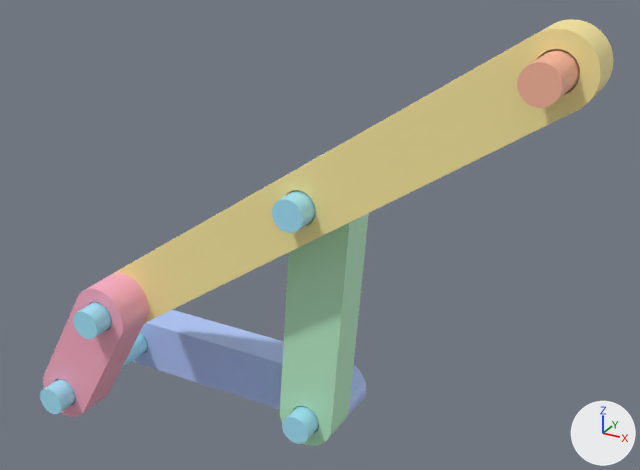
The glTF model docs/models/four_bar_demo.glb, before and after one commit.
Both versions are drawn from a 50 mm camera at (62.5, -73.0, 53.4) aimed at (26.5, -7.6, 20.7). Lighting does not change. The marker at lower right points along +X, +Y and +Z. The picture after the commit comes second. Where no turn or scale is listed for an object, it has been applied to the vertices.

Objects in the first picture: 'coupler', 'crank', 'ground_link', 'pin_0', 'pin_1', 'pin_2', 'pin_3', 'rocker', 'trace_point'.
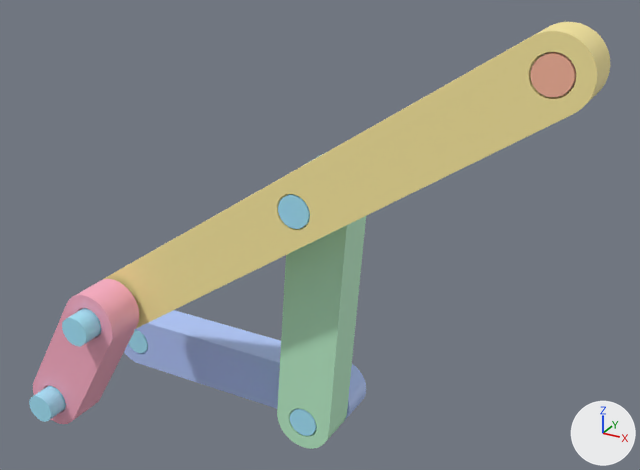
Commit message: Fix four_bar coupler lug sitting on the O1 pin

Pixel boxes (x1, y1, x2, y2) of what changed, in the pictures (640 x 470 px):
'coupler', moved: before (113, 19, 613, 323); after (104, 22, 610, 328)
'rocker', moved: before (280, 151, 369, 446); after (277, 154, 366, 449)
'crank', moved: before (43, 273, 149, 417); after (33, 279, 139, 424)
'trace_point', moved, rescaled (27% narrower, 23% shorter): before (517, 49, 580, 108); after (530, 52, 576, 97)
'pin_0', reshaped (10% wider, 12% taller): before (40, 332, 148, 414); after (29, 330, 148, 422)
'pin_2', moved, rescaled: before (73, 302, 112, 339); after (62, 308, 101, 346)
'pin_3', rescaled: before (272, 190, 316, 233); after (278, 194, 310, 229)
'pin_1', rescaled: before (282, 406, 319, 444); after (290, 409, 317, 436)
part 5 of me_pin_0, added (blue): after (29, 386, 66, 422)
part 6 of me_pin_0, deleted: before (40, 332, 148, 414)
part 7 of me_pin_0, added: after (128, 330, 148, 353)

Diff of the bpy script that builds the scene:
```diff
--- a/docs/models/four_bar_demo.glb.py
+++ b/docs/models/four_bar_demo.glb.py
@@ me_rocker @@
 # used by ob_rocker; location = (0.0, 0.0, 0.0)
-me_rocker.from_pydata(...)  # 1156 vertices, 2316 faces; spans x 22.0..29.9, y -8.0..-4.0, z -3.0..27.9
+me_rocker.from_pydata(...)  # 1156 vertices, 2316 faces; spans x 22.0..29.9, y -8.5..-4.5, z -3.0..27.9
+# me_rocker part 1: the whole mesh is moved by (0.0, -0.5, 0.0)
 me_rocker.materials.append(mat_defaultmaterial_001)
@@ me_coupler @@
 # used by ob_coupler; location = (0.0, 0.0, 0.0)
-me_coupler.from_pydata(...)  # 1540 vertices, 3088 faces; spans x 3.3..50.5, y -12.0..-8.0, z 7.8..42.0
+me_coupler.from_pydata(...)  # 1540 vertices, 3088 faces; spans x 3.3..50.5, y -13.0..-9.0, z 7.8..42.0
+# me_coupler part 2: the whole mesh is moved by (0.0, -1.0, 0.0)
 me_coupler.materials.append(mat_defaultmaterial_002)
@@ me_crank @@
 # used by ob_crank; location = (0.0, 0.0, 0.0)
-me_crank.from_pydata(...)  # 1156 vertices, 2316 faces; spans x -3.0..9.2, y -16.0..-12.0, z -3.0..13.8
+me_crank.from_pydata(...)  # 1156 vertices, 2316 faces; spans x -3.0..9.2, y -17.5..-13.5, z -3.0..13.8
+# me_crank part 3: the whole mesh is moved by (0.0, -1.5, 0.0)
 me_crank.materials.append(mat_defaultmaterial_003)
@@ me_trace_point @@
 # used by ob_trace_point; location = (0.0, 0.0, 0.0)
-me_trace_point.from_pydata(...)  # 98 vertices, 192 faces; spans x 46.03..49.03, y -16.0..-8.0, z 37.53..40.53
+me_trace_point.from_pydata(...)  # 98 vertices, 192 faces; spans x 46.03..49.03, y -13.0..-9.0, z 37.53..40.53
+# me_trace_point part 4: the whole mesh is scaled about its middle by (1, 0.5, 1), then moved by (0.0, 1.0, 0.0)
 me_trace_point.materials.append(mat_defaultmaterial_004)
@@ me_pin_0 @@
 # used by ob_pin_0; location = (0.0, 0.0, 0.0)
-me_pin_0.from_pydata(...)  # 98 vertices, 192 faces; spans x -1.5..1.5, y -18.0..0.0, z -1.5..1.5
+me_pin_0.from_pydata(...)  # 196 vertices, 384 faces; spans x -1.5..1.5, y -19.5..0.0, z -1.5..1.5
+# me_pin_0 part 5: a new loose piece, a 48-sided cylinder along y spanning x -1.5..1.5, y -19.5..-13.5, z -1.5..1.5, in mat_defaultmaterial_005
+# me_pin_0 part 6: 49 vertices removed from x -1.5..1.5, y -18.0, z -1.5..1.5
+# me_pin_0 part 7: 49 vertices added at x -1.5..1.5, y -4.0, z -1.5..1.5
 me_pin_0.materials.append(mat_defaultmaterial_005)
@@ me_pin_1 @@
 # used by ob_pin_1; location = (0.0, 0.0, 0.0)
-me_pin_1.from_pydata(...)  # 98 vertices, 192 faces; spans x 23.5..26.5, y -10.0..0.0, z -1.5..1.5
+me_pin_1.from_pydata(...)  # 98 vertices, 192 faces; spans x 23.5..26.5, y -8.5..0.0, z -1.5..1.5
+# me_pin_1 part 8: the whole mesh is scaled about the mesh origin by (1, 0.85, 1)
 me_pin_1.materials.append(mat_defaultmaterial_006)
@@ me_pin_2 @@
 # used by ob_pin_2; location = (0.0, 0.0, 0.0)
-me_pin_2.from_pydata(...)  # 98 vertices, 192 faces; spans x 4.75..7.75, y -18.0..-8.0, z 9.33..12.33
+me_pin_2.from_pydata(...)  # 98 vertices, 192 faces; spans x 4.75..7.75, y -19.5..-9.0, z 9.33..12.33
+# me_pin_2 part 9: the whole mesh is scaled about its middle by (1, 1.05, 1), then moved by (0.0, -1.25, 0.0)
 me_pin_2.materials.append(mat_defaultmaterial_007)
@@ me_pin_3 @@
 # used by ob_pin_3; location = (0.0, 0.0, 0.0)
-me_pin_3.from_pydata(...)  # 98 vertices, 192 faces; spans x 25.39..28.39, y -14.0..-4.0, z 23.43..26.43
+me_pin_3.from_pydata(...)  # 98 vertices, 192 faces; spans x 25.39..28.39, y -13.0..-4.5, z 23.43..26.43
+# me_pin_3 part 10: the whole mesh is scaled about its middle by (1, 0.85, 1), then moved by (0.0, 0.25, 0.0)
 me_pin_3.materials.append(mat_defaultmaterial_008)
```
